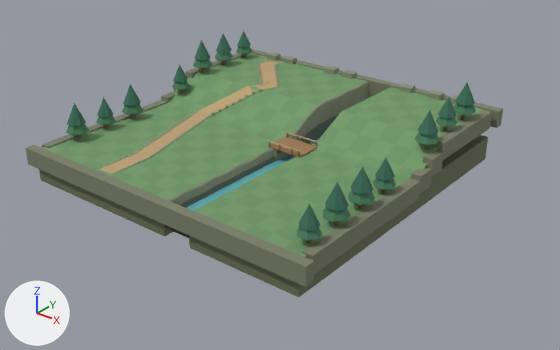
What one commit did to the glTF model public/defense/models/frontier-terrain.glb.
The view is the same before and after, from a 50 mm camera at (90.7, -109.9, 61.2) aimed at (5.4, -3.3, -4.9). Every picture has the same lights, and +X, +Y and +Z are marked at lower left. The first picture is the older version. Vertices at exactly the same position are counted once.

In view in the first picture: 'Grass slopes / river trench'.
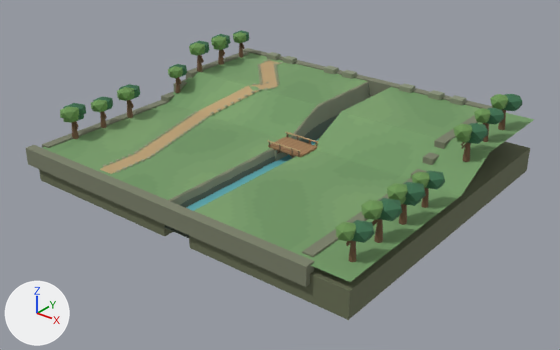
Diff of the bpy script that builds the scene:
```diff
--- a/public/defense/models/frontier-terrain.glb.py
+++ b/public/defense/models/frontier-terrain.glb.py
@@ me_graded_terrain_mesh @@
 # used by ob_grass_slopes___river_trench; location = (0.0, 0.0, 0.0)
-me_graded_terrain_mesh.from_pydata(...)  # 6456 vertices, 11508 faces; spans x -34.0..34.0, y -33.0..33.0, z -6.5..12.3
+me_graded_terrain_mesh.from_pydata(...)  # 7141 vertices, 12768 faces; spans x -34.0..41.0, y -33.0..33.0, z -6.5..11.8
+# me_graded_terrain_mesh part 1: a new loose piece, an icosphere of 20 faces spanning x 36.7..40.6, y 22.5..26.4, z 8.1..10.9, in mat_frontier_terrain___vertex_paint
+# me_graded_terrain_mesh part 2: a new loose piece, a 7-sided cut cone along z (radius 0.7 at the low end, 0.4 at the high end) spanning x -31.7..-30.3, y 19.2..20.5, z 4.6..8.7, in mat_frontier_terrain___vertex_paint
+# me_graded_terrain_mesh part 3: a new loose piece, an icosphere of 20 faces spanning x -33.8..-29.5, y 18.8..23.1, z 8.4..11.5, in mat_frontier_terrain___vertex_paint
+# me_graded_terrain_mesh part 4: a new loose piece, an icosphere of 20 faces spanning x -32.0..-28.7, y 16.8..20.6, z 9.1..11.8, in mat_frontier_terrain___vertex_paint
+# me_graded_terrain_mesh part 5: a new loose piece, an icosphere of 20 faces spanning x 36.8..40.3, y 15.4..18.8, z 7.7..10.2, in mat_frontier_terrain___vertex_paint
+# me_graded_terrain_mesh part 6: a new loose piece, a 7-sided cut cone along z (radius 0.7 at the low end, 0.4 at the high end) spanning x 37.3..38.7, y 8.4..9.7, z 3.2..7.3, in mat_frontier_terrain___vertex_paint
+# me_graded_terrain_mesh part 7: a new loose piece, an icosphere of 20 faces spanning x 36.5..40.8, y 8.0..12.3, z 7.1..10.2, in mat_frontier_terrain___vertex_paint
+# me_graded_terrain_mesh part 8: a new loose piece, an icosphere of 20 faces spanning x 35.7..39.0, y 6.0..9.8, z 7.7..10.4, in mat_frontier_terrain___vertex_paint
+# me_graded_terrain_mesh part 9: a new loose piece, an icosphere of 20 faces spanning x 36.8..40.3, y -6.2..-2.8, z 3.1..5.6, in mat_frontier_terrain___vertex_paint
+# me_graded_terrain_mesh part 10: a new loose piece, a 7-sided cut cone along z (radius 0.7 at the low end, 0.4 at the high end) spanning x 37.3..38.7, y -13.2..-11.9, z 0.0..4.1, in mat_frontier_terrain___vertex_paint
+# me_graded_terrain_mesh part 11: a new loose piece, an icosphere of 20 faces spanning x 36.5..40.8, y -13.6..-9.3, z 3.8..6.9, in mat_frontier_terrain___vertex_paint
+# me_graded_terrain_mesh part 12: a new loose piece, an icosphere of 20 faces spanning x 35.7..39.0, y -15.6..-11.8, z 4.5..7.2, in mat_frontier_terrain___vertex_paint
+# me_graded_terrain_mesh part 13: the loose piece of 8 vertices spanning x -31.9..-28.1, y -10.8..-7.1, z 3.5..7.7 is rebuilt with 12 vertices and now spans x -32.0..-28.7, y -12.0..-8.2, z 4.5..7.2
+# me_graded_terrain_mesh part 14: 64 loose pieces with 512 vertices, spanning x -32.3..32.3, y -28.9..29.1, z 0.0..12.3, are deleted
+# me_graded_terrain_mesh part 15: 152 vertices removed from x -32.3..-27.7, y -25.0..28.8, z 0.0..12.3; 442 vertices added at x -33.8..-28.7, y -26.4..30.0, z 0.0..11.8
+# me_graded_terrain_mesh part 16: 523 vertices added at x 35.7..41.0, y -32.0..32.0, z -6.5..11.8
+# me_graded_terrain_mesh part 17: 5458 kept faces spanning x -32.0..32.0, y -32.0..32.0, z 0.0..4.6 get new vertex colours; the middle colour goes from green #6d9566 to green #779d69
+# other edits to the shape of me_graded_terrain_mesh do not show in these pictures
 me_graded_terrain_mesh.materials.append(mat_frontier_terrain___vertex_paint)
```

Pixel boxes [x1, y1, x2, y2] of what changed, in the pictures (560 x 350 px):
'Grass slopes / river trench', reshaped (6% wider, 9% taller)
    before: [26, 30, 503, 297]
    after: [26, 30, 534, 320]
part 1 of me_graded_terrain_mesh, added
    after: [502, 105, 520, 111]
part 2 of me_graded_terrain_mesh, added
    after: [218, 50, 224, 65]
part 3 of me_graded_terrain_mesh, added
    after: [212, 34, 231, 45]
part 4 of me_graded_terrain_mesh, added
    after: [211, 36, 227, 46]
part 5 of me_graded_terrain_mesh, added
    after: [486, 118, 502, 124]
part 6 of me_graded_terrain_mesh, added
    after: [462, 142, 471, 162]
part 7 of me_graded_terrain_mesh, added
    after: [468, 123, 488, 140]
part 8 of me_graded_terrain_mesh, added
    after: [453, 124, 472, 138]
part 9 of me_graded_terrain_mesh, added
    after: [425, 183, 443, 190]
part 10 of me_graded_terrain_mesh, added
    after: [399, 204, 407, 225]
part 11 of me_graded_terrain_mesh, added
    after: [404, 182, 426, 202]
part 12 of me_graded_terrain_mesh, added
    after: [387, 183, 408, 200]
part 13 of me_graded_terrain_mesh, rebuilt (43% shorter)
    before: [123, 84, 141, 106]
    after: [117, 87, 135, 99]
part 14 of me_graded_terrain_mesh, deleted
    before: [66, 30, 476, 244]
part 15 of me_graded_terrain_mesh, reshaped
    before: [70, 34, 251, 136]
    after: [60, 30, 250, 139]
part 16 of me_graded_terrain_mesh, added (green)
    after: [299, 94, 534, 320]
part 17 of me_graded_terrain_mesh, edited (looks the same)
    both: [43, 53, 481, 257]
